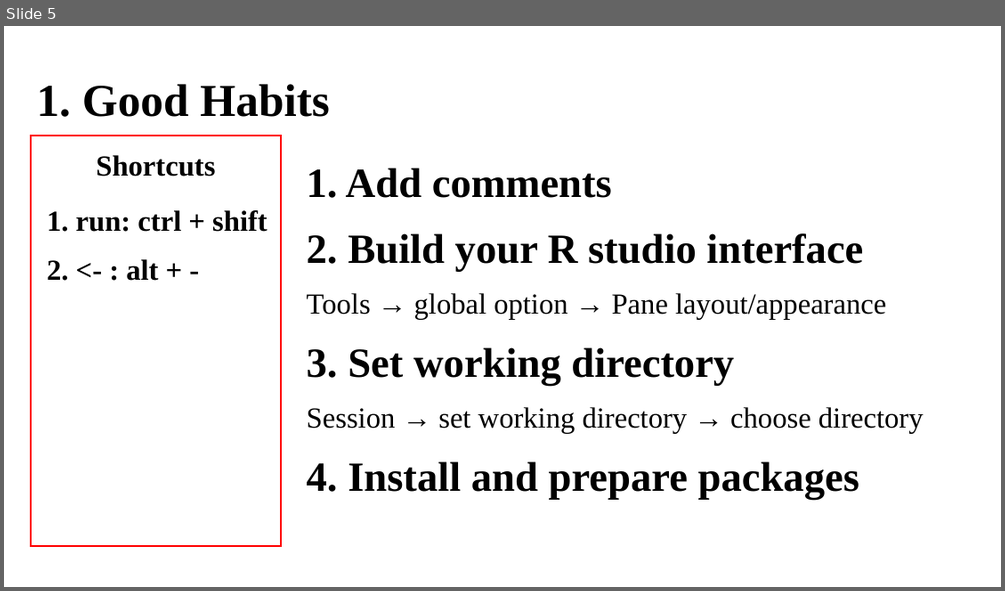
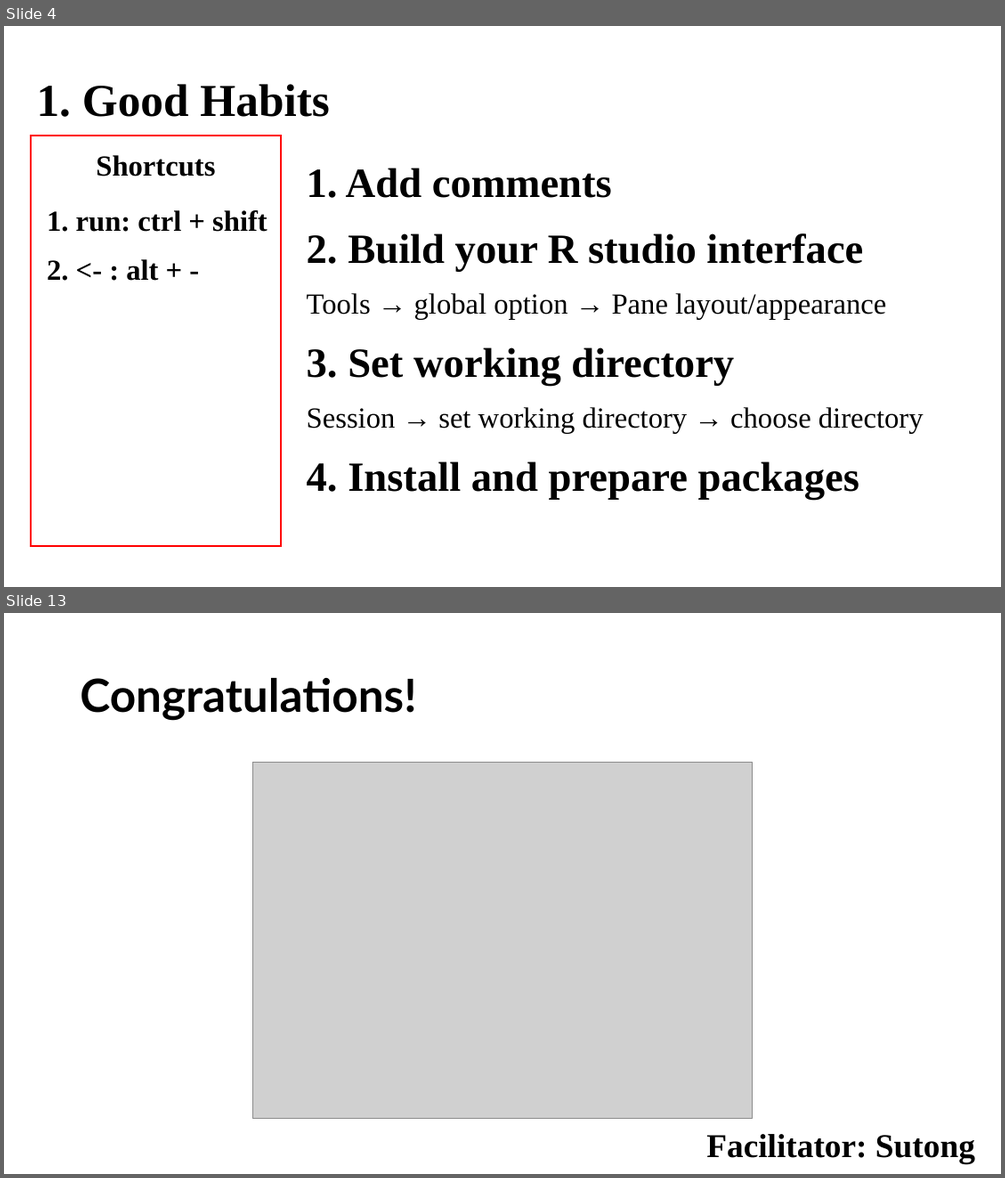
Before and after one commit to yunxiao-li-psych/R-workshop-at-UoW, a slide deck: Basic Operation of R/Part 1/250613_R studio instruction.pptx. Shown one above the other, each under a label of ours: slide 5 before the commit, slides 4 and 13 after it; the slides between them are not shown. The pictures are 1005x591 and 1005x1178 pixels, drawn with LibreOffice and Linux fonts; fonts in the diff are those of the drawing; grey boxes stand for pictures; background and template pictures are left out. Boxes give left, top, right and bottom in pixels: in the first picture for what was removed or moved away, otherwise in the second. Text is boxed around its words. In the diff, an @@ line names an element or a change of style, - is before the commit and + after.

```diff
--- a/Basic Operation of R/Part 1/250613_R studio instruction.pptx
+++ b/Basic Operation of R/Part 1/250613_R studio instruction.pptx
@@ slide 13 added at (x1=4, y1=613, x2=1001, y2=1174), background #FFFFFF @@
@@ text added at (x1=80, y1=678, x2=416, y2=720), 44 pt, text #000000, bold @@
+Congratulations!
@@ picture added at (x1=253, y1=763, x2=752, y2=1119) @@
@@ text added at (x1=706, y1=1134, x2=975, y2=1163), 32 pt, text #000000, bold @@
+Facilitator: Sutong
@@ what was slide 5 is now slide 4 @@
```
Also in this commit, not shown: 10 slides changed, 2 slides removed.
